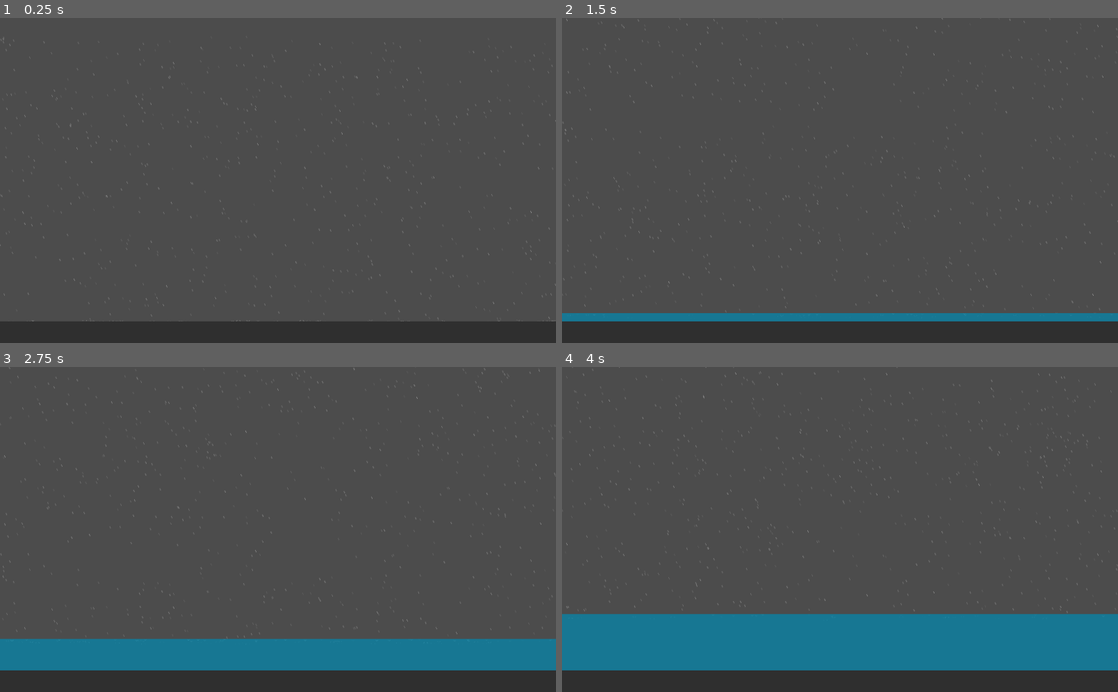
Above: before the commit, frames 1-4 (two rows, left to right).
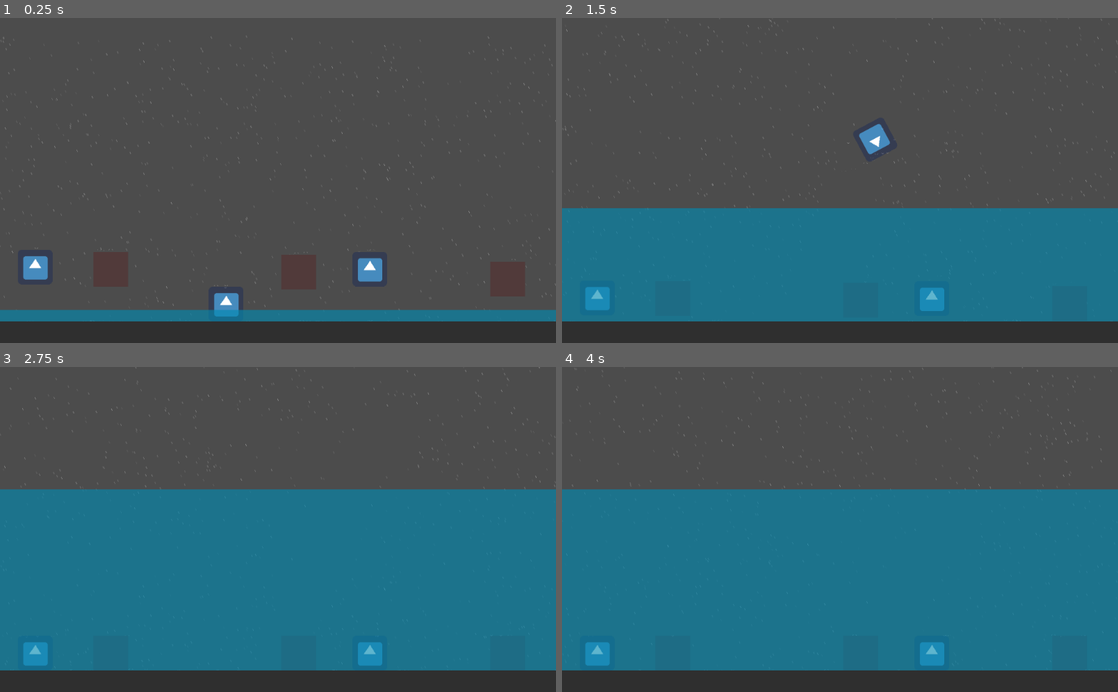
Above: after the commit, the same moments.

Repository: Deji69/NaturalDisasterJam
Game: Godot game, scene res://MainGame.tscn
The game is run twice, just before and just after one commit, with the same random seed, the same clock (stepped at 60 frames per second) and the same inputs. The engine's default icon, where the game draws it, is replaced by a stand-in: a white triangle on a blue panel in a dark square.
Inputs (mouse positions are in pixels of both pictures, inside the frame that each line leads up to):
- Up to frame 1 (0.25 s): no input
- Up to frame 2 (1.5 s): drag from (789, 310) to (895, 109) at 0.52 s; drag from (1067, 317) to (812, 245) at 1.27 s
- Up to frame 3 (2.75 s): move the mouse to (333, 458) at 2.02 s; hold Right (ui_right) from 2.03 s (still down)
- Up to frame 4 (4 s): release Right (ui_right) at 2.75 s; drag from (812, 594) to (673, 480) at 2.77 s; move the mouse to (1006, 578) at 3.52 s; hold Left (ui_left) from 3.53 s (still down)

The runs differ from the first frame. In frame 1, 4.7% of the frame differs, in the area x 0-100%, y 5-94%; in frame 2, 33%; in frame 3, 47%, in the area x 0-100%, y 0-92%; in frame 4, 39%.
Error before the commit: Attempt to call function 'start' in base 'null instance' on a null instance. (res://SurfaceDebris.gd:13)

Commit message:
Work on water collision

Diff:
--- a/DebrisItem.tscn
+++ b/DebrisItem.tscn
@@ -4,4 +4,8 @@
 
 [node name="DebrisItem" type="Node2D"]
 
+_sections_unfolded = [ "Transform" ]
+
 [node name="DraggableBlock" parent="." index="0" instance=ExtResource( 1 )]
+
+_sections_unfolded = [ "Angular", "Applied Forces", "Collision", "Linear", "Pickable" ]
--- a/DebrisItemScenes/TestDebrisItem2.tscn
+++ b/DebrisItemScenes/TestDebrisItem2.tscn
@@ -8,6 +8,10 @@
 extents = Vector2( 32, 32 )
 
 [node name="DebrisItem" instance=ExtResource( 1 )]
+
+[node name="DraggableBlock" parent="." index="0"]
+
+mass = 0.25
 
 [node name="CollisionShape2D" type="CollisionShape2D" parent="DraggableBlock" index="0"]
 
--- a/Flooding.gd
+++ b/Flooding.gd
@@ -1,12 +1,35 @@
 extends Node2D
 
-var rise_speed = 0.5
+# the on-screen water height
+export var screen_level = 0.0
+# the water height for calculating the score
+export var total_level = 0.0
+var rise_speed = 2.5
 
 func _ready():
-	pass
+	$Water.connect('body_entered', self, '_on_water_entered')
+	$Water.connect('body_exited', self, '_on_water_exited')
 
 func _process(delta):
-	if ($Water.position.y - ($Water.scale.y / 2)) > 200:
-		$Water.position.y -= rise_speed
+	if $Water.position.y > 500:
+		$Water.move_local_y(-rise_speed)
+		total_level += rise_speed
+		screen_level += rise_speed
 		if (rise_speed < 2):
 			rise_speed += rise_speed * 0.001
+	#for obj in objects:
+		#obj.
+
+var objects = []
+
+func _on_water_entered(body):
+	print(body.get_class())
+	objects.append(body)
+	if body.is_class("DebrisItem"):
+		body.enter_water()
+
+func _on_water_exited(body):
+	print(body.get_class())
+	var idx = objects.find(body)
+	if idx != -1:
+		objects.remove(idx)
--- a/MainGame.tscn
+++ b/MainGame.tscn
@@ -1,9 +1,10 @@
-[gd_scene load_steps=7 format=2]
+[gd_scene load_steps=8 format=2]
 
 [ext_resource path="res://Flooding.gd" type="Script" id=1]
 [ext_resource path="res://Rain.tscn" type="PackedScene" id=2]
-[ext_resource path="res://SurfaceDebris.gd" type="Script" id=3]
-[ext_resource path="res://DraggableBlock.tscn" type="PackedScene" id=4]
+[ext_resource path="res://SurfaceDebris.tscn" type="PackedScene" id=3]
+[ext_resource path="res://DebrisItemScenes/TestDebrisItem.tscn" type="PackedScene" id=4]
+[ext_resource path="res://DebrisItemScenes/TestDebrisItem2.tscn" type="PackedScene" id=5]
 
 [sub_resource type="RectangleShape2D" id=1]
 
@@ -13,15 +14,14 @@
 [sub_resource type="RectangleShape2D" id=2]
 
 custom_solver_bias = 0.0
-extents = Vector2( 32, 32 )
+extents = Vector2( 768, 272 )
 
-[node name="World" type="Node"]
+[node name="World" type="Node" index="0"]
 
 [node name="Ground" type="StaticBody2D" parent="." index="0"]
 
-editor/display_folded = true
 position = Vector2( 512, 584 )
-scale = Vector2( 16, 0.75 )
+scale = Vector2( 24, 0.75 )
 z_index = 2
 input_pickable = false
 collision_layer = 1
@@ -31,10 +31,12 @@
 friction = 1.0
 bounce = 0.0
 _sections_unfolded = [ "Z Index" ]
+__meta__ = {
+"_edit_group_": true
+}
 
 [node name="CollisionShape2D" type="CollisionShape2D" parent="Ground" index="0"]
 
-editor/display_folded = true
 shape = SubResource( 1 )
 
 [node name="Polygon2D" type="Polygon2D" parent="Ground/CollisionShape2D" index="0"]
@@ -57,33 +59,35 @@
 z_index = 1
 script = ExtResource( 1 )
 _sections_unfolded = [ "Z Index" ]
+screen_level = 0.0
+total_level = 0.0
 
 [node name="Rain" parent="Flooding" index="0" instance=ExtResource( 2 )]
 
-[node name="SurfaceDebris" type="Position2D" parent="Flooding" index="1"]
+_sections_unfolded = [ "Pause", "Transform", "Visibility", "Z Index" ]
 
-position = Vector2( 512, 480 )
-script = ExtResource( 3 )
-_sections_unfolded = [ "Transform" ]
-
-[node name="Water" type="StaticBody2D" parent="Flooding" index="2"]
+[node name="Water" type="Area2D" parent="Flooding" index="1"]
 
 position = Vector2( 512, 848 )
-scale = Vector2( 16, 8 )
 input_pickable = false
-collision_layer = 1
-collision_mask = 1
-constant_linear_velocity = Vector2( 0, 0 )
-constant_angular_velocity = 0.0
-friction = 1.0
-bounce = 0.0
-_sections_unfolded = [ "Z Index" ]
+space_override = 3
+gravity_distance_scale = 0.349
+gravity_vec = Vector2( 0, 1 )
+gravity = 0.2
+linear_damp = 100.0
+angular_damp = 30.0
+audio_bus_override = false
+audio_bus_name = "Master"
+_sections_unfolded = [ "Collision", "Pickable", "Transform", "Z Index", "collision" ]
 
-[node name="Polygon2D" type="Polygon2D" parent="Flooding/Water" index="0"]
+[node name="SurfaceDebris" parent="Flooding/Water" index="0" instance=ExtResource( 3 )]
 
-polygon = PoolVector2Array( 32, -32, -32, -32, -32, 32, 32, 32 )
+[node name="Polygon2D" type="Polygon2D" parent="Flooding/Water" index="1"]
+
+position = Vector2( 0, 80 )
+polygon = PoolVector2Array( 768, -352, -768, -352, -768, 192, 768, 192 )
 uv = PoolVector2Array(  )
-color = Color( 0, 0.541176, 0.698039, 0.698039 )
+color = Color( 0, 0.541176, 0.698039, 0.627451 )
 vertex_colors = PoolColorArray(  )
 offset = Vector2( 0, 0 )
 antialiased = false
@@ -95,34 +99,33 @@
 invert_border = 100.0
 _sections_unfolded = [ "Transform" ]
 
-[node name="CollisionShape2D" type="CollisionShape2D" parent="Flooding/Water" index="1"]
+[node name="CollisionShape2D" type="CollisionShape2D" parent="Flooding/Water" index="2"]
 
 shape = SubResource( 2 )
+one_way_collision = true
 _sections_unfolded = [ "Material", "Transform", "Visibility" ]
 
-[node name="PlayerCharacter" parent="." index="2" instance=ExtResource( 4 )]
-
-[node name="DraggableBlock" parent="." index="3" instance=ExtResource( 4 )]
+[node name="DebrisItem" parent="." index="2" instance=ExtResource( 4 )]
 
 position = Vector2( 416.389, 527.426 )
-interactable = false
+_sections_unfolded = [ "Transform", "Z Index" ]
 
-[node name="DraggableBlock2" parent="." index="4" instance=ExtResource( 4 )]
+[node name="DebrisItem2" parent="." index="3" instance=ExtResource( 5 )]
 
 position = Vector2( 934.562, 479.31 )
 
-[node name="DraggableBlock3" parent="." index="5" instance=ExtResource( 4 )]
+[node name="DebrisItem3" parent="." index="4" instance=ExtResource( 4 )]
 
 position = Vector2( 64.7716, 457.103 )
 
-[node name="DraggableBlock4" parent="." index="6" instance=ExtResource( 4 )]
+[node name="DebrisItem4" parent="." index="5" instance=ExtResource( 4 )]
 
 position = Vector2( 681.027, 460.804 )
 
-[node name="DraggableBlock5" parent="." index="7" instance=ExtResource( 4 )]
+[node name="DebrisItem5" parent="." index="6" instance=ExtResource( 5 )]
 
 position = Vector2( 203.568, 460.804 )
 
-[node name="DraggableBlock6" parent="." index="8" instance=ExtResource( 4 )]
+[node name="DebrisItem6" parent="." index="7" instance=ExtResource( 5 )]
 
 position = Vector2( 549.634, 466.356 )
--- a/Rain.gd
+++ b/Rain.gd
@@ -11,7 +11,7 @@
 	var state = 0
 	var timer = 0.1
 
-var collision_mask = 0+1+2+4+8
+var collision_mask = 2147483647  #0+1+2+4+8+16+32
 var extents = null
 var drops = []
 var rain_dir = Vector2(0, 2).normalized() * 150
--- a/SurfaceDebris.gd
+++ b/SurfaceDebris.gd
@@ -1,7 +1,8 @@
 # Spawn in debris items and have them float around
 # Heavier debris should sink to the bottom
-extends Node2D
+extends Node
 
+const max_debris_items = 4
 var debris_scenes = [
 	preload("res://DebrisItemScenes/TestDebrisItem.tscn"),
 	preload("res://DebrisItemScenes/TestDebrisItem2.tscn"),
@@ -9,27 +10,59 @@
 var debris_items = []
 var direction = 0		# 0 left, 1 right
 
+class DebrisItem:
+	var inst
+	var dir
+	var bob_dir = 0
+	var bob_fac = 0
+	var speed = rand_range(1, 2)
+
 func _ready():
+	$SpawnTimer.wait_time = 4
 	$SpawnTimer.start()
 
-func _process(delta):
+func _physics_process(delta):
 	for item in debris_items:
-		#item.position.y = 0
-		#if direction == 0:
-		#	item.position.x -= 0.1
-		#else:
-		#	item.position.x += 0.1
-		pass
-
+		item.inst.position.y = get_parent().position.y - 270 + (item.bob_fac * 8)
+		if item.bob_fac >= 1:
+			item.bob_dir = 1
+		else:
+			if item.bob_fac <= 0:
+				item.bob_dir = 0
+		if item.bob_dir == 1:
+			item.bob_fac += 0.1 * (delta / 100)
+		else:
+			item.bob_fac -= 0.1 * (delta / 100)
+		var block = item.inst.get_node("DraggableBlock");
+		if item.dir == 0:
+			block.set_axis_velocity(Vector2(-10.5 * item.speed, 0))
+		else:
+			block.set_axis_velocity(Vector2(10.5 * item.speed, 0))
+		if item.inst.position.x < -40:
+			item.inst.queue_free()
+			debris_items.erase(item)
+		else: if item.inst.position.x > 1060:
+			item.inst.queue_free()
+			debris_items.erase(item)
 
 func _on_SpawnTimer_timeout():
-	var scn = debris_scenes[randi() % debris_scenes.size()]
-	var item = scn.instance()
-	item.position = position
-	direction = randi() % 2
-	# spawn origin opposite from direction
-	#item.position = self.position
+	if debris_items.size() < max_debris_items:
+		_spawn_debris_item()
+
+func _spawn_debris_item():
+	var item = DebrisItem.new()
+	item.inst = debris_scenes[randi() % debris_scenes.size()].instance()
+	item.dir = randi() % 2
+
 	debris_items.push_back(item)
-	add_child(item)
-	$SpawnTimer.wait_time = 0.5
-	$SpawnTimer.start()
+	add_child(item.inst)
+
+	#item.inst.get_node("DraggableBlock").set_mode(RigidBody2D.MODE_KINEMATIC)
+
+	item.inst.position = get_parent().position
+	item.inst.position.y -= 270
+
+	if item.dir == 0:
+		item.inst.position.x = 1054
+	else:
+		item.inst.position.x = -32
--- a/SurfaceDebris.tscn
+++ b/SurfaceDebris.tscn
@@ -2,12 +2,9 @@
 
 [ext_resource path="res://SurfaceDebris.gd" type="Script" id=1]
 
-[node name="SurfaceDebris" type="Node2D" index="0"]
+[node name="SurfaceDebris" type="Node"]
 
 script = ExtResource( 1 )
-__meta__ = {
-"_edit_group_": true
-}
 
 [node name="SpawnTimer" type="Timer" parent="." index="0"]
 
--- a/project.godot
+++ b/project.godot
@@ -14,6 +14,10 @@
 run/main_scene="res://MainGame.tscn"
 config/icon="res://icon.png"
 
+[physics]
+
+common/physics_fps=40
+
 [rendering]
 
 environment/default_environment="res://default_env.tres"
